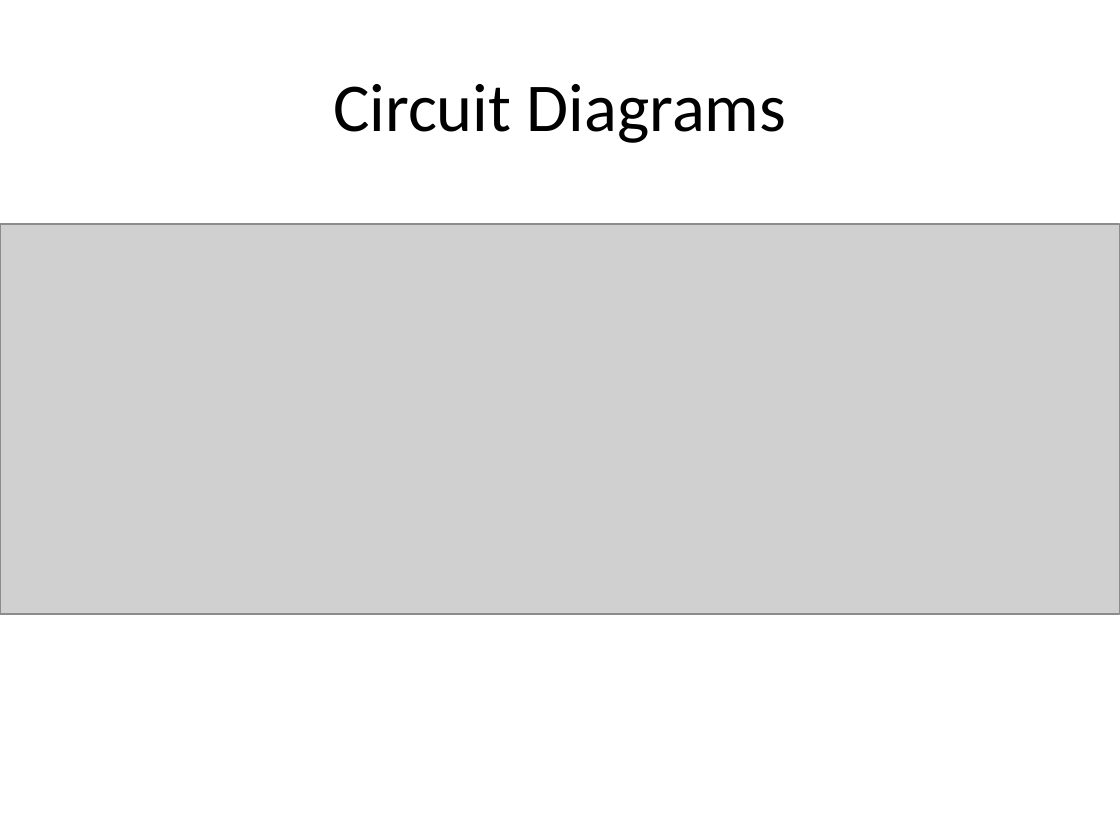
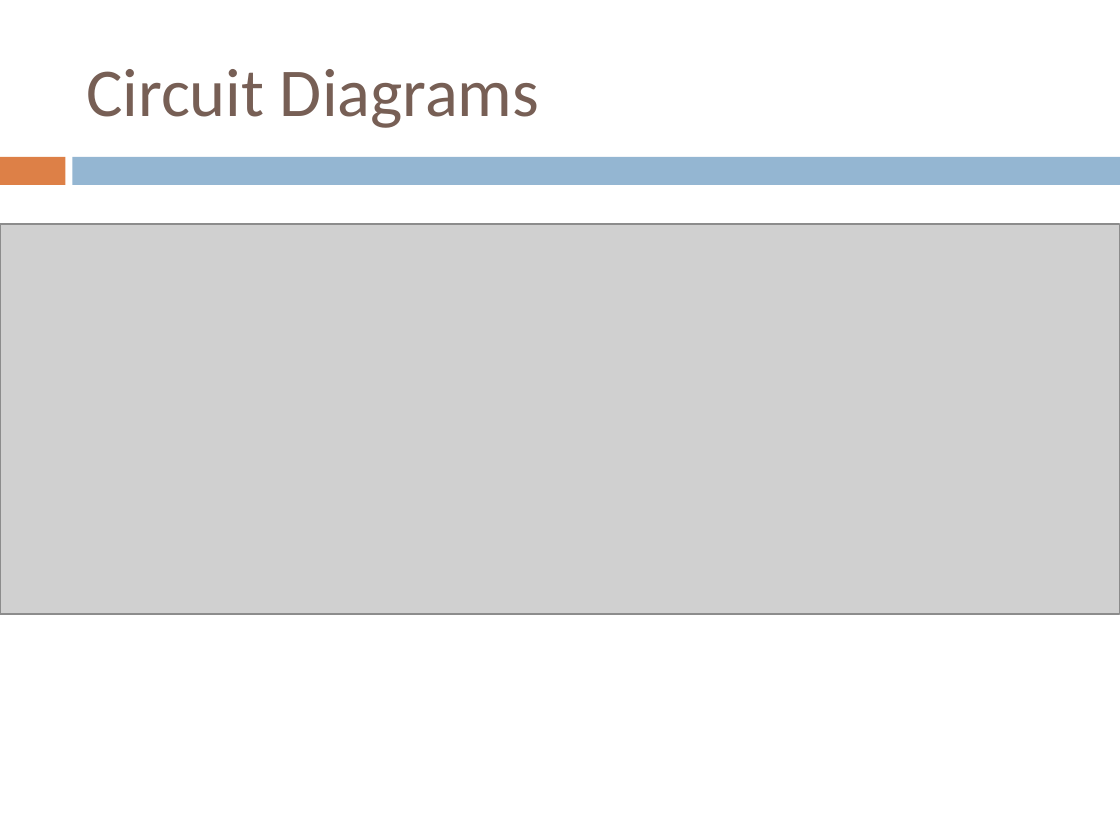
Before and after one commit to sdt16/eecs398, a slide deck: slide 6 of interim_tech_report/interim_tech_report.pptx. Drawn at 1120x840 pixels with LibreOffice and Linux fonts; fonts in the diff are those of the drawing; grey boxes stand for pictures. Boxes give left, top, right and bottom in pixels: in the first picture for what was removed or moved away, otherwise in the second. Text is boxed around its words. In the diff, an @@ line names an element or a change of style, - is before the commit and + after.

```diff
--- a/interim_tech_report/interim_tech_report.pptx
+++ b/interim_tech_report/interim_tech_report.pptx
@@ title "Circuit Diagrams": place and size @@
-title "Circuit Diagrams" at [333, 84, 786, 143]
+title "Circuit Diagrams" at [86, 69, 539, 128]
@@ title "Circuit Diagrams" at [86, 69, 539, 128]: text colour #000000 to #775F55; alignment centre to left @@
@@ rectangle added at [0, 157, 65, 185], fill #DD8047 @@
@@ rectangle added at [73, 157, 1120, 185], fill #94B6D2 @@
```
Also in this commit, not shown: 10 other slides changed.
